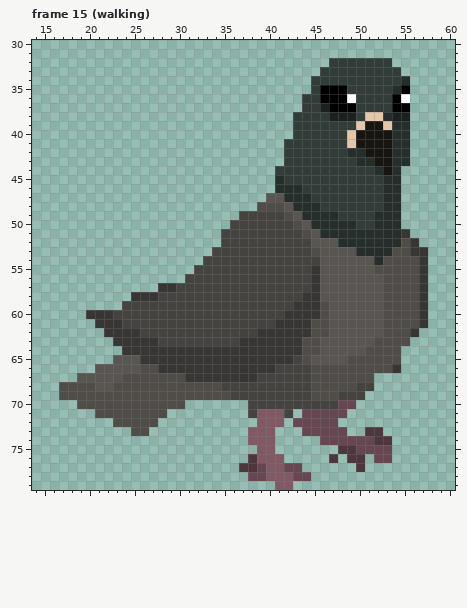
File history of a pixel-art file, Assets/Sprites/Characters/Enemies/Pigeons/Standard/Pigeon.aseprite. The first picture shows the starting point.
80x80 pixels, 25 frames. Colours within 5 levels of each other are drawn and written as one. Shown: frame 15 (walking): x 14..60, y 30..79. The commit also changed other frames, which this record leaves out.
And afterwards:
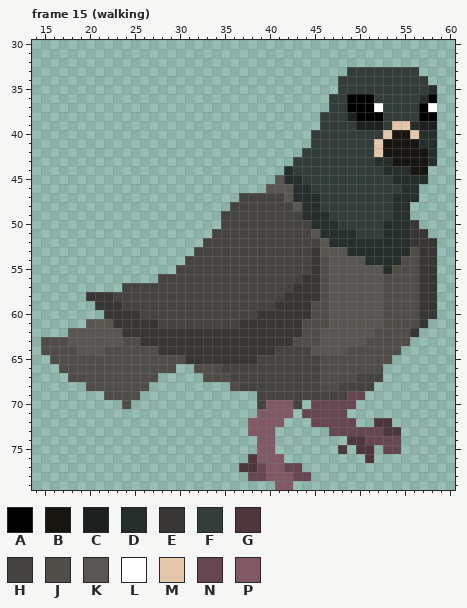
Palette (. is transparent): A #000000  B #17150f  C #1c2120  D #262e2b  E #383634  F #323c39  G #4d363c  H #454340  J #504d49  K #595652  L #ffffff  M #e4c6aa  N #664751  P #805965
Message: pigeon walking anim!
Difference:
Changed rows in their new state; - is an unchanged pixel.
Frame 15 (walking):
first column x 15:
32 --------------------------------.......-----
33 -------------------------------...------FF--
34 ------------------------------...-------FFF-
35 ------------------------------...F-----FFFFD
36 -----------------------------...FFAAA--FFFDA
37 -----------------------------...FF-AAL-FFFAL
38 ----------------------------...-FF-AAAFFFFAA
39 ----------------------------...----CCCFMMDCC
40 ----------------------------..----FFFFMBBMDD
41 ---------------------------...----FFFM-BBBDD
42 ---------------------------..-----FFFM-BBBBD
43 ---------------------------.-------FFDDBBBBD
44 --------------------------.D---------FD-DBB-
45 --------------------------KDD---------F-DDD-
46 -------------------------KKK-D--------FFDD--
47 ----------------------HHHHHK--D-------F-DD--
48 ---------------------HHHHHHHK---------F-D---
49 --------------------HH-----HH---F----FF-D---
50 --------------------H-------HH---FF--F--DE--
51 -------------------H---------H-----FFF--DEE-
52 ------------------HH----------H-D-------D-EE
53 -----------------HH-----------E---D----DDJ-E
54 ----------------HH------------EJ----D-DD---E
55 ---------------HH--------------J-----KD----E
56 -------------HHH-------------E-J-----------E
57 ---------HHHHHH-------------EE-J-----------E
58 -----EEEHHHHH--------------EE--J-----------E
59 ------EEE-----------------EE--J------------E
60 -----..-EEE-------------EEE---J------------E
61 -----KKK-EEEE---------EEEE---J--------------
62 ---KKKKKK--EEEEEEEEEEEEE-----J-K-----J------
63 JJJKKKKKKJJ--EEEEEEEEE------J-------J-------
64 JJJJKKKJJJJJJ-------------HHHHK---JJ--------
65 -JJJJJJJJJJJJJJJ--------HHHH-HHJJJ-----.----
66 --JJJJJJJJJ--JJ..JJJHHHHHH----H-------..----
67 ---JJJJJJ----.....JJJHHH------H----HHH------
68 --...-JJ----.........J--------H--HH---------
69 --.....----.............------HHH-NN--------
70 ----.....-......-------.-PPP-.NNN-----------
71 ------........---------.---P----------------
72 --------.....----------P----..---NN--GG-----
73 ----------..-----------------...--NNNNGG----
74 -----------------------.-------...GG-NNN----
75 ----------------------------------.GG.-N----
76 --------------------------------.-..G..-----
77 -----------------------------------.--------
Changed places in both pictures, as pixel boxes (x1, y1, x2, y2):
changed: (41, 58, 437, 472)
